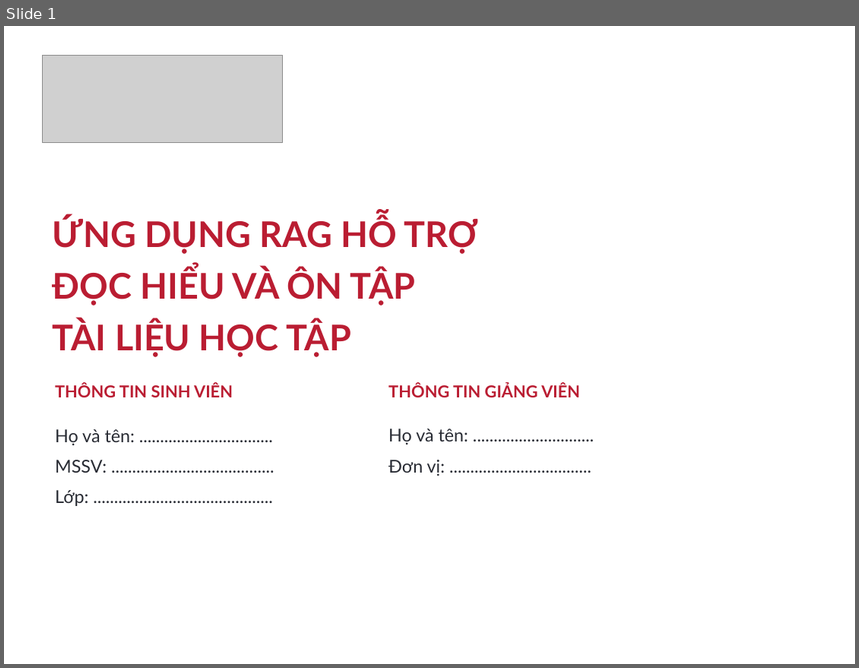
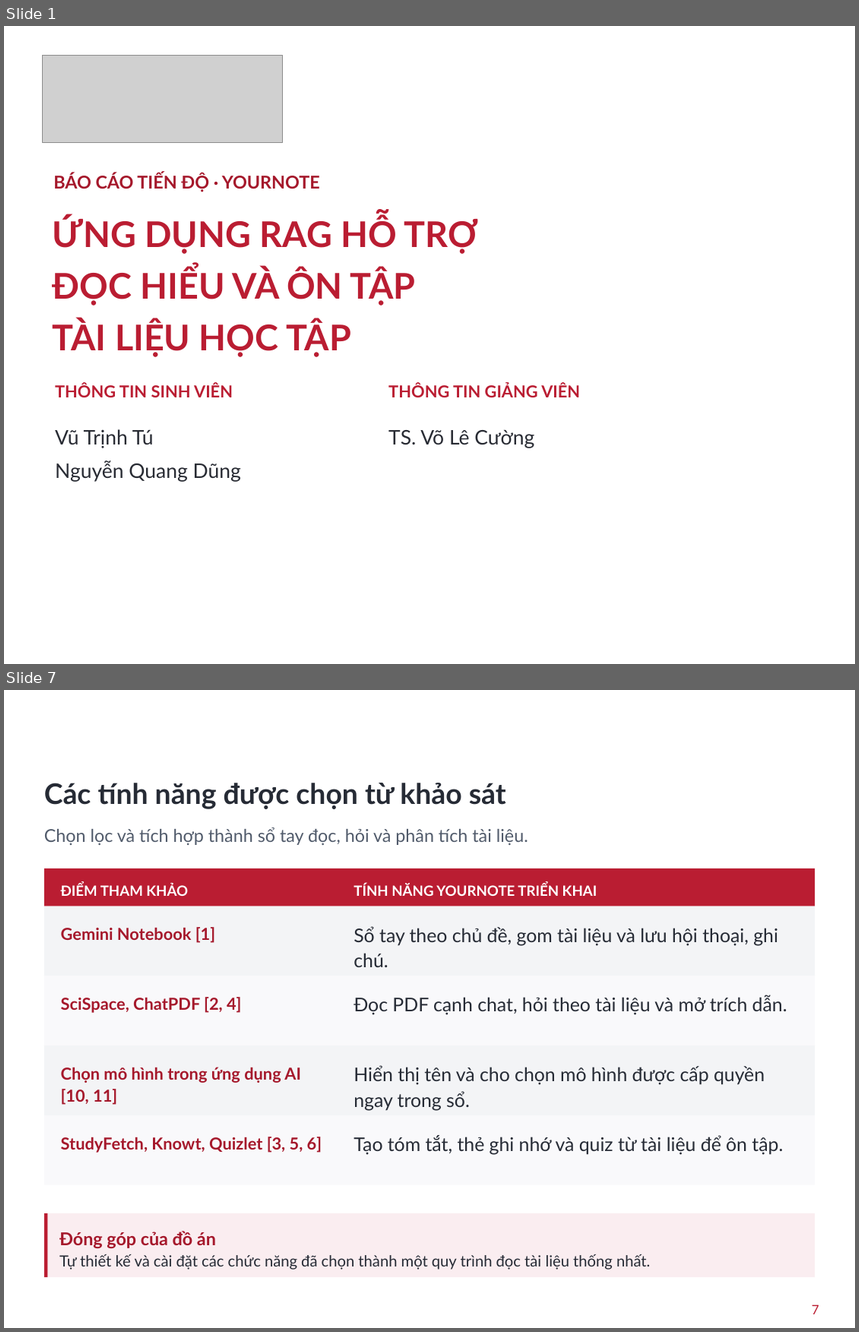
Before and after one commit to Vutu2003/yournote, a slide deck: reports/slide/Research_Notebook_HUST.pptx. Shown one above the other, each under a label of ours: slide 1 before the commit, slides 1 and 7 after it; the slides between them are not shown. The pictures are 859x668 and 859x1332 pixels, drawn with LibreOffice and Linux fonts; fonts in the diff are those of the drawing; grey boxes stand for pictures; background and template pictures are left out. Boxes give left, top, right and bottom in pixels: in the first picture for what was removed or moved away, otherwise in the second. Text is boxed around its words. In the diff, an @@ line names an element or a change of style, - is before the commit and + after.

```diff
--- a/reports/slide/Research_Notebook_HUST.pptx
+++ b/reports/slide/Research_Notebook_HUST.pptx
@@ slide 7 added at box(4, 690, 855, 1328), background picture (left out) @@
@@ text added at box(34, 702, 821, 736), 24 pt, text #FFFFFF, bold @@
+GIẢI PHÁP ĐỀ XUẤT
@@ text added at box(44, 783, 506, 809), 24 pt, text #262B35, bold @@
+Các tính năng được chọn từ khảo sát
@@ text added at box(44, 828, 528, 845), 15 pt, text #515B6B @@
+Chọn lọc và tích hợp thành sổ tay đọc, hỏi và phân tích tài liệu.
@@ rectangle added at box(44, 869, 815, 906), fill #BA1D32 @@
@@ text added at box(61, 884, 188, 896), 12 pt, text #FFFFFF, bold @@
+ĐIỂM THAM KHẢO
@@ text added at box(354, 884, 598, 896), 12 pt, text #FFFFFF, bold @@
+TÍNH NĂNG YOURNOTE TRIỂN KHAI
@@ rectangle added at box(44, 906, 815, 976), fill #F3F4F6 @@
@@ text added at box(61, 927, 215, 943), 14 pt, text #A5182B, bold @@
+Gemini Notebook [1]
@@ text added at box(354, 926, 778, 967), 16 pt, text #262B35 @@
+Sổ tay theo chủ đề, gom tài liệu và lưu hội thoại, ghi chú.
@@ rectangle added at box(44, 976, 815, 1046), fill #F9F9FB @@
@@ text added at box(61, 997, 241, 1013), 14 pt, text #A5182B, bold @@
+SciSpace, ChatPDF [2, 4]
@@ text added at box(354, 996, 788, 1015), 16 pt, text #262B35 @@
+Đọc PDF cạnh chat, hỏi theo tài liệu và mở trích dẫn.
@@ rectangle added at box(44, 1046, 815, 1116), fill #F3F4F6 @@
@@ text added at box(61, 1067, 301, 1105), 14 pt, text #A5182B, bold @@
+Chọn mô hình trong ứng dụng AI [10, 11]
@@ text added at box(354, 1065, 765, 1111), 16 pt, text #262B35 @@
+Hiển thị tên và cho chọn mô hình được cấp quyền ngay trong sổ.
@@ rectangle added at box(44, 1116, 815, 1186), fill #F9F9FB @@
@@ text added at box(61, 1137, 322, 1153), 14 pt, text #A5182B, bold @@
+StudyFetch, Knowt, Quizlet [3, 5, 6]
@@ text added at box(354, 1135, 783, 1155), 16 pt, text #262B35 @@
+Tạo tóm tắt, thẻ ghi nhớ và quiz từ tài liệu để ôn tập.
@@ rectangle added at box(44, 1214, 815, 1277), fill #FAEDF0 @@
@@ rectangle added at box(44, 1214, 47, 1277), fill #BA1D32 @@
@@ text added at box(59, 1231, 216, 1249), 15 pt, text #A5182B, bold @@
+Đóng góp của đồ án
@@ text added at box(59, 1255, 650, 1270), 13 pt, text #262B35 @@
+Tự thiết kế và cài đặt các chức năng đã chọn thành một quy trình đọc tài liệu thống nhất.
@@ text added at box(812, 1305, 819, 1315), 11 pt, text #BA1D32 @@
+7
@@ slide 1 changed as well @@
@@ text added at box(53, 173, 320, 192), 15 pt, text #A5182B, bold @@
+BÁO CÁO TIẾN ĐỘ · YOURNOTE
@@ text at box(55, 430, 241, 482): text changed; size 15 to 17 pt @@
-Họ và tên: ................................
-MSSV: .......................................
-Lớp: ...........................................
+Vũ Trịnh Tú
+Nguyễn Quang Dũng
@@ text at box(389, 430, 534, 449): text changed; size 15 to 17 pt @@
-Họ và tên: .............................
-Đơn vị: ..................................
+TS. Võ Lê Cường
```
Also in this commit, not shown: 15 other slides added, 8 slides removed, 41 other files.
